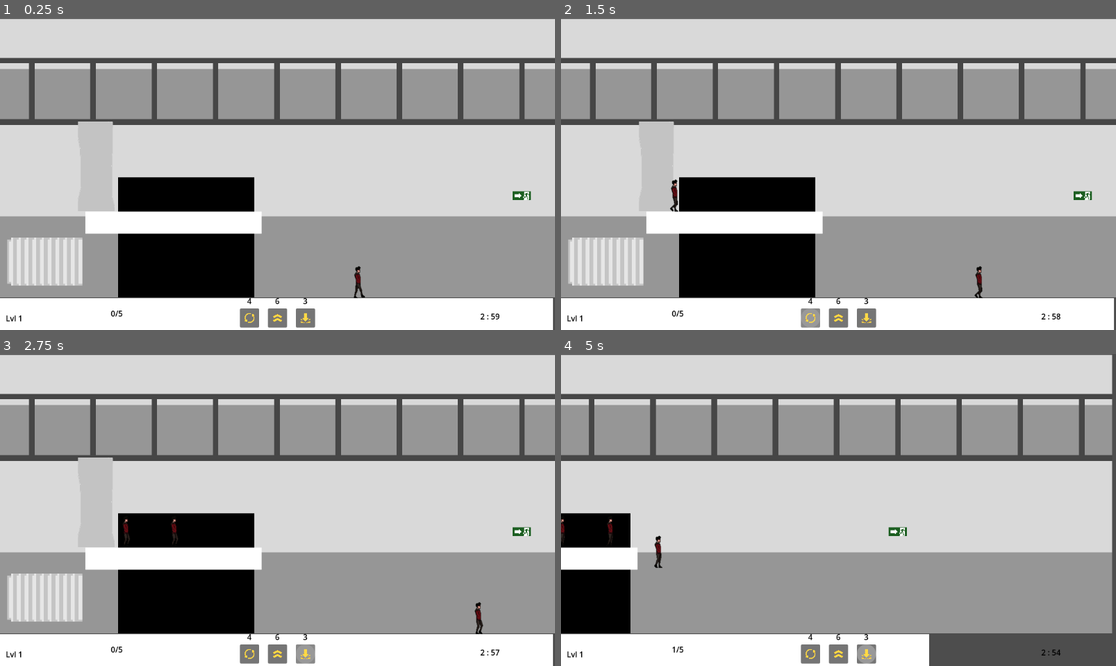
Above: before the commit, frames 1-4 (two rows, left to right).
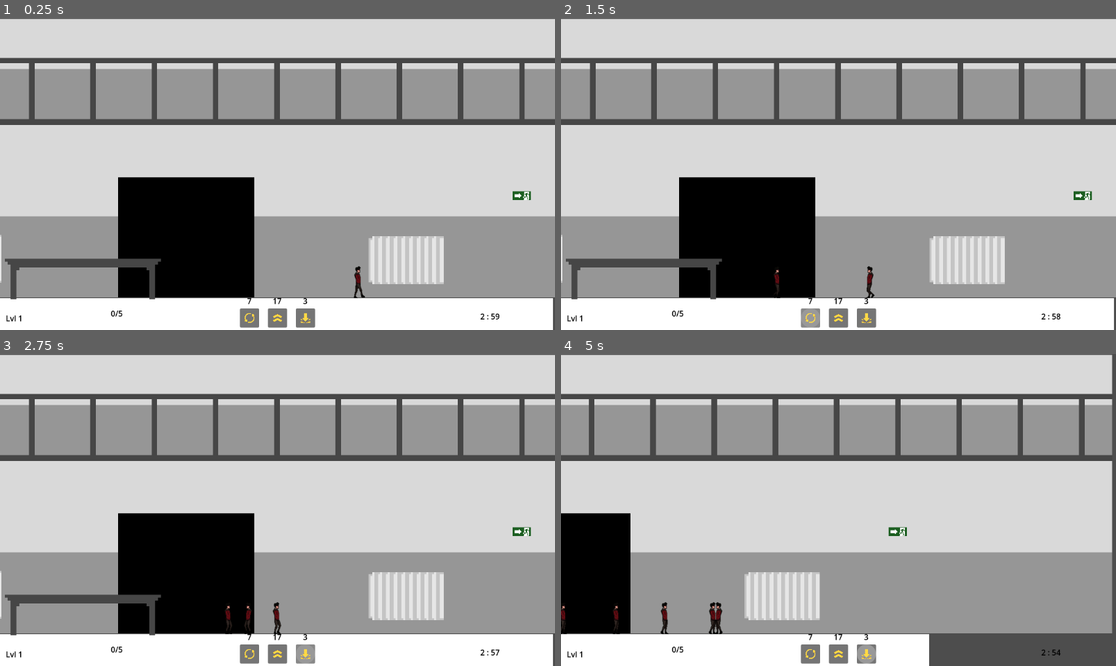
Above: after the commit, the same moments.

Repository: lougon02/EscapeFromHallwayB
Game: Godot game, scene res://scenes/levels/level.tscn
Two runs of this game, one before a commit and one after it. Both use one fixed random seed, a clock stepped at 60 frames per second and the inputs below.
Inputs (mouse positions are in pixels of both pictures, inside the frame that each line leads up to):
- Up to frame 1 (0.25 s): no input
- Up to frame 2 (1.5 s): click (838, 317) at 0.5 s; click (810, 317) at 1.25 s
- Up to frame 3 (2.75 s): click (305, 653) at 2 s
- Up to frame 4 (5 s): move the mouse to (1038, 619) at 2.77 s; hold D (Right) 2.78-4.28 s; click (1038, 619) at 2.85 s; move the mouse to (610, 531) at 3.52 s; click (610, 531) at 3.6 s; move the mouse to (894, 441) at 4.27 s; hold A (Left) from 4.28 s (still down); click (894, 441) at 4.35 s

The runs differ from the first frame. In frame 1, 7.2% of the frame differs, in the area x 0-80%, y 33-92%; in frame 2, 7.5%; in frame 3, 7.6%, in the area x 0-88%, y 33-92%; in frame 4, 3.7%.

Commit message:
Started working on level creation

Diff:
--- a/globals/globals.gd
+++ b/globals/globals.gd
@@ -4,10 +4,10 @@
 var num_freshmen : int = 5
 
 var is_jump : bool = false
-var jump_amount : int = 6
+var jump_amount : int = 17
 
 var is_flip : bool = false
-var flip_amount : int = 4
+var flip_amount : int = 7
 
 var is_weight : bool = false
 var weight_amount : int = 3
--- a/scenes/entities/player/player.gd
+++ b/scenes/entities/player/player.gd
@@ -1,7 +1,7 @@
 extends CharacterBody2D
 
 const SPEED = 100.0
-const JUMP_VELOCITY = -400.0
+const JUMP_VELOCITY = -450.0
 var DIRECTION = Vector2.RIGHT
 var mouse_in = false
 var gravity_modifier = 1.0
--- a/scenes/levels/level.tscn
+++ b/scenes/levels/level.tscn
@@ -1,19 +1,16 @@
-[gd_scene load_steps=12 format=3 uid="uid://biqbb36n2tg3o"]
+[gd_scene load_steps=11 format=3 uid="uid://biqbb36n2tg3o"]
 
 [ext_resource type="PackedScene" uid="uid://bar2x288423bo" path="res://scenes/entities/player/player.tscn" id="1_2alya"]
 [ext_resource type="Script" path="res://scenes/levels/level.gd" id="1_60x56"]
 [ext_resource type="Texture2D" uid="uid://cdrqmib6c2hvr" path="res://assets/level/background.png" id="2_bpwx3"]
 [ext_resource type="Texture2D" uid="uid://8cuuy54cud0x" path="res://assets/White_square.png" id="2_svv2q"]
-[ext_resource type="PackedScene" uid="uid://bkv3g7dqnut7h" path="res://scenes/entities/spawn/spawn_location.tscn" id="4_k65vc"]
 [ext_resource type="PackedScene" uid="uid://btdipd0a85jlt" path="res://scenes/levels/ui.tscn" id="5_e8kyw"]
 [ext_resource type="PackedScene" uid="uid://gwf0fqo8y7g2" path="res://scenes/objects/heater.tscn" id="5_s0mmm"]
+[ext_resource type="PackedScene" uid="uid://b1tuqjtmru4nc" path="res://scenes/objects/bench.tscn" id="6_7avko"]
 [ext_resource type="Texture2D" uid="uid://ckxpgnse73urr" path="res://assets/objects/exit_gate.png" id="8_jrdrg"]
 
 [sub_resource type="RectangleShape2D" id="RectangleShape2D_wmoj3"]
 size = Vector2(1150, 69)
-
-[sub_resource type="RectangleShape2D" id="RectangleShape2D_wuh4f"]
-size = Vector2(46, 183)
 
 [sub_resource type="RectangleShape2D" id="RectangleShape2D_ilwoe"]
 size = Vector2(136, 223)
@@ -42,32 +39,18 @@
 position = Vector2(573, 612.5)
 shape = SubResource("RectangleShape2D_wmoj3")
 
-[node name="Wall3" type="StaticBody2D" parent="."]
-position = Vector2(268.04, 425)
-rotation = 1.5708
-collision_layer = 2
+[node name="Heater" parent="." instance=ExtResource("5_s0mmm")]
+position = Vector2(843, 503)
 
-[node name="WallImage" type="Sprite2D" parent="Wall3"]
-scale = Vector2(0.23, 0.915)
-texture = ExtResource("2_svv2q")
+[node name="Heater2" parent="." instance=ExtResource("5_s0mmm")]
+position = Vector2(-75, 500)
 
-[node name="CollisionShape2D" type="CollisionShape2D" parent="Wall3"]
-shape = SubResource("RectangleShape2D_wuh4f")
+[node name="Bench" parent="." instance=ExtResource("6_7avko")]
+position = Vector2(172, 542)
 
-[node name="Wall4" type="StaticBody2D" parent="."]
-position = Vector2(451.04, 425)
-rotation = 1.5708
-collision_layer = 2
-
-[node name="WallImage" type="Sprite2D" parent="Wall4"]
-scale = Vector2(0.23, 0.915)
-texture = ExtResource("2_svv2q")
-
-[node name="CollisionShape2D" type="CollisionShape2D" parent="Wall4"]
-shape = SubResource("RectangleShape2D_wuh4f")
-
-[node name="Heater" parent="." instance=ExtResource("5_s0mmm")]
-position = Vector2(93, 506)
+[node name="Bench2" parent="." instance=ExtResource("6_7avko")]
+position = Vector2(-235, 337)
+rotation = 0.523599
 
 [node name="Spawner" type="Node2D" parent="."]
 
@@ -75,10 +58,7 @@
 autostart = true
 
 [node name="SpawnMarker" type="Marker2D" parent="Spawner"]
-position = Vector2(187.04, 352)
-
-[node name="SpawnLocation" parent="Spawner" instance=ExtResource("4_k65vc")]
-position = Vector2(198.04, 308)
+position = Vector2(400, 558)
 
 [node name="UI" parent="." instance=ExtResource("5_e8kyw")]
 
--- a/scenes/levels/ui.gd
+++ b/scenes/levels/ui.gd
@@ -46,7 +46,7 @@
 func update_jump_button():
 	jump_label.text = str(Globals.jump_amount)
 	if Globals.jump_amount <= 0:
-		$Jump/JumpContainer/Button.disabled = true
+		$Jump/JumpContainer/JumpButton.disabled = true
 		Globals.is_jump = false
 		reset_cursor()
 
--- a/scenes/objects/bench.tscn
+++ b/scenes/objects/bench.tscn
@@ -3,6 +3,7 @@
 [ext_resource type="Texture2D" uid="uid://b446g2p4o81kn" path="res://assets/objects/bench.png" id="1_un02d"]
 
 [node name="Bench" type="StaticBody2D"]
+scale = Vector2(6, 6)
 collision_layer = 2
 
 [node name="CollisionShape2D" type="CollisionPolygon2D" parent="."]
